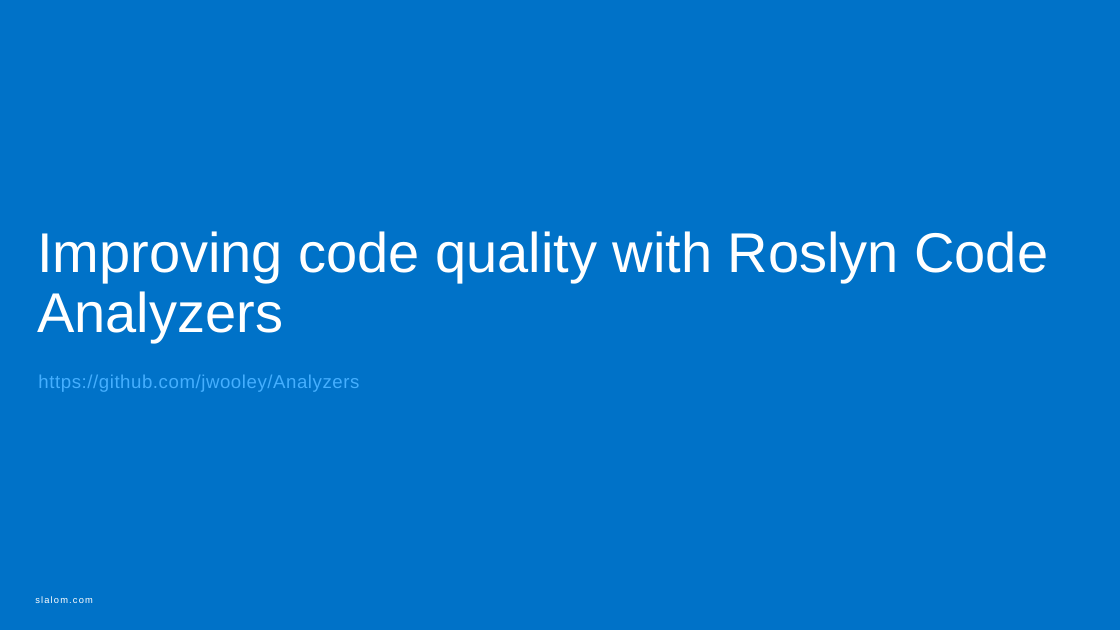
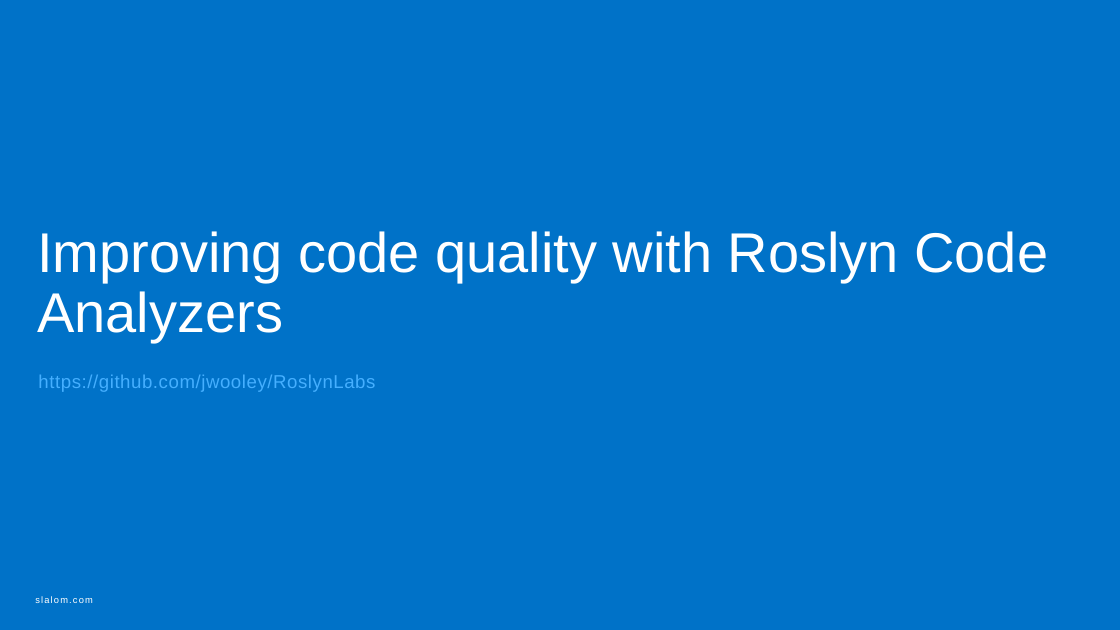
Before and after one commit to jwooley/RoslynLabs, a slide deck: slide 1 of RoslynStaticAnalyzerWorkshop.pptx. Drawn at 1120x630 pixels with LibreOffice and Linux fonts; fonts in the diff are those of the drawing; background and template pictures are left out. Boxes give left, top, right and bottom in pixels: in the first picture for what was removed or moved away, otherwise in the second. Text is boxed around its words. In the diff, an @@ line names an element or a change of style, - is before the commit and + after.

```diff
--- a/RoslynStaticAnalyzerWorkshop.pptx
+++ b/RoslynStaticAnalyzerWorkshop.pptx
@@ text at bbox=[38, 375, 375, 392]: text changed @@
-https://github.com/jwooley/Analyzers
+https://github.com/jwooley/RoslynLabs
```
Also in this commit, not shown: 10 other slides changed, 13 slides added, 1 other file.
